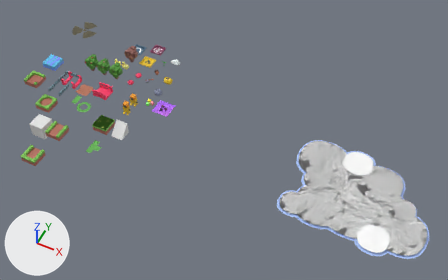
A saved change to the Blender file scenes/toxic-prefabs.blend.
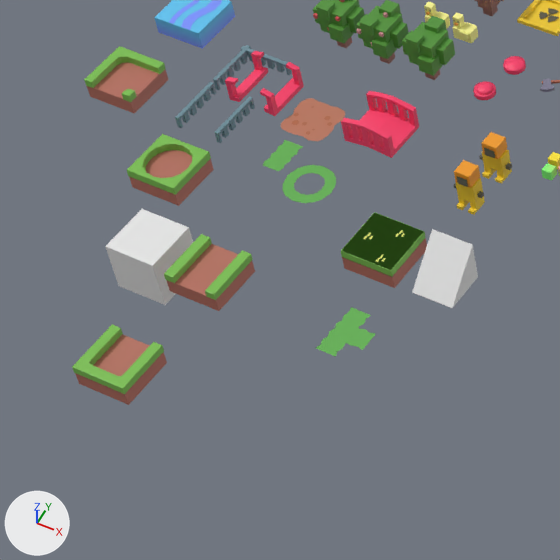
Each version is shown whole from a 50 mm lens placed at (21.72, -22.76, 28.66), pointed at (10.25, 0.18, -0.01), then close up on the part from 0% to 34% of the width and 21% to 74% of the height. Lighting does not change. The marker at lower left points along +X, +Y and +Z.

The older version as bpy lines, for what is in view:
```python
me_cube_024 = bpy.data.meshes.new('Cube.024')
me_cube_024.from_pydata(...)  # 136 vertices, 81 faces; spans x -0.474..0.459, y -0.474..0.458, z 0.027..0.029
me_cube_024.materials.append(mat_vertex_color)
me_cube_041 = bpy.data.meshes.new('Cube.041')
me_cube_041.from_pydata(...)  # 426 vertices, 408 faces; spans x -0.506..0.506, y -0.506..0.506, z -0.409..0.031
me_cube_041.materials.append(mat_vertex_color)
me_cube_048 = bpy.data.meshes.new('Cube.048')
me_cube_048.from_pydata(...)  # 40 vertices, 34 faces; spans x -0.515..0.515, y -0.515..0.515, z -0.415..0.02
me_cube_048.materials.append(mat_vertex_color)
me_cube_049 = bpy.data.meshes.new('Cube.049')
me_cube_049.from_pydata(...)  # 122 vertices, 116 faces; spans x -0.503..0.509, y -0.507..0.505, z -0.409..0.02
me_cube_049.materials.append(mat_vertex_color)
ob_mud = bpy.data.objects.new('Mud', me_cube_024)
ob_mud.location = (0.0, 0.0, 0.0)
ob_river_bent = bpy.data.objects.new('River_Bent', me_cube_049)
ob_river_bent.location = (-3.82, -0.48, 0.01)
ob_river_single = bpy.data.objects.new('River_Single', me_cube_041)
ob_river_single.location = (-1.67, -2.0, 0.0)
ob_river_straight = bpy.data.objects.new('River_Straight', me_cube_048)
ob_river_straight.location = (0.43, -3.68, 0.0)
# also in view: 'Railing_Bent' at (-1.59, 0.39, 0.14); 'Ramp' at (4.0, -2.0, 0.0); 'Tree_Flower1' at (0.23, 2.03, 0.47); 'Node' at (0.9, -1.4, 0.08); 'Water' at (-3.8, 1.51, -0.23)
```
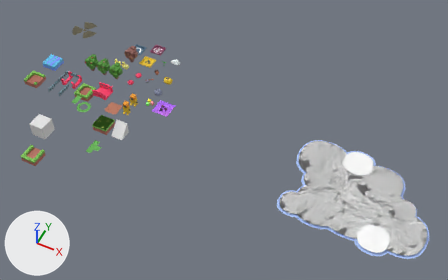
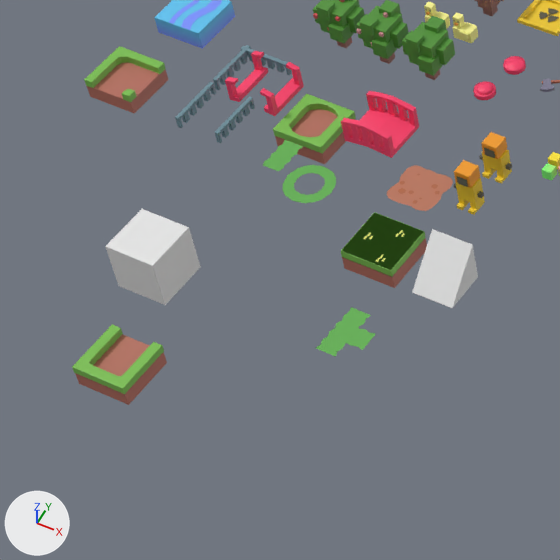
Diff of the bpy script that builds the scene:
```diff
--- a/scenes/toxic-prefabs.blend.py
+++ b/scenes/toxic-prefabs.blend.py
@@ ob_river_single @@
 ob_river_single = bpy.data.objects.new('River_Single', me_cube_041)
-ob_river_single.location = (-1.67, -2.0, 0.0)
+ob_river_single.location = (0.0, 0.0, 0.0)
@@ ob_river_straight @@
 ob_river_straight = bpy.data.objects.new('River_Straight', me_cube_048)
-ob_river_straight.location = (0.43, -3.68, 0.0)
+ob_river_straight.location = (0.0, 0.0, 0.0)
@@ ob_mud @@
 ob_mud = bpy.data.objects.new('Mud', me_cube_024)
-ob_mud.location = (0.0, 0.0, 0.0)
+ob_mud.location = (2.64, -0.59, 0.0)
```

What differs and where, as boxes (x1, y1, x2, y2) in the close-ups (560 x 560 px):
'River_Straight', moved: before (164, 234, 255, 311); after (273, 94, 356, 164)
'River_Single', moved: before (127, 134, 214, 206); after (273, 97, 356, 154)
'Mud', moved: before (281, 98, 345, 141); after (387, 165, 453, 211)
